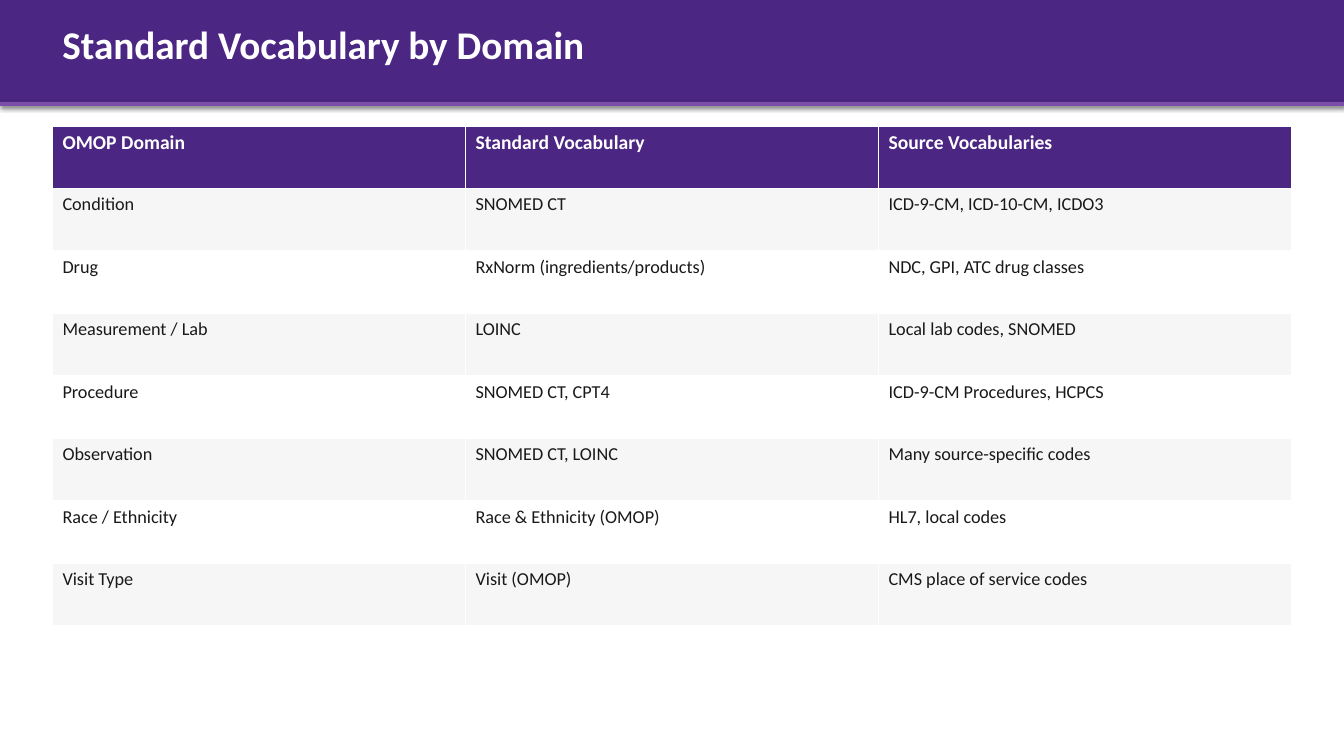
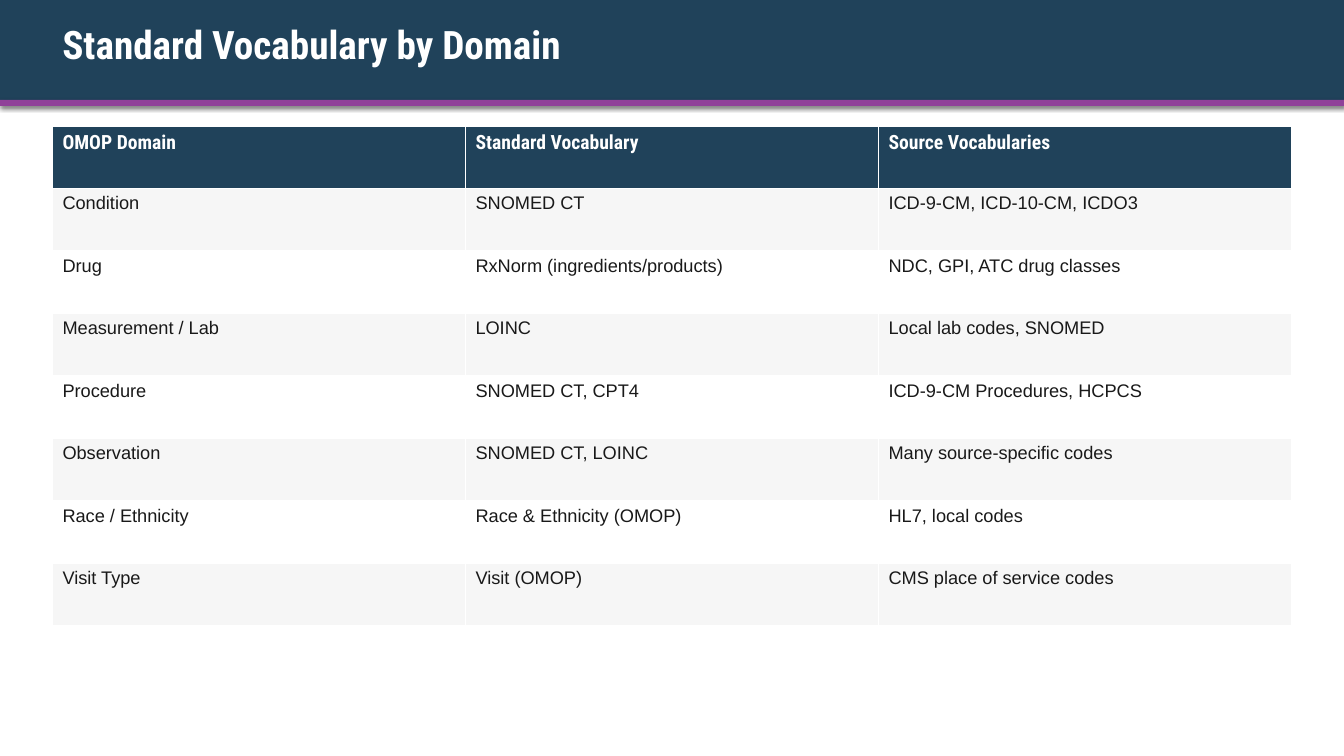
Before and after one commit to ALSTDI/ALS-RWE, a slide deck: slide 17 of docs/free-rwe-resources/train-the-trainer/training/day-01-omop-cdm/kit/Instructor-Deck-with-Notes.pptx (slide 12 before the commit). Drawn at 1344x756 pixels with LibreOffice and Linux fonts; fonts in the diff are those of the drawing. Boxes give left, top, right and bottom in pixels: in the first picture for what was removed or moved away, otherwise in the second. Text is boxed around its words. In the diff, an @@ line names an element or a change of style, - is before the commit and + after.

```diff
--- a/docs/free-rwe-resources/train-the-trainer/training/day-01-omop-cdm/kit/Instructor-Deck-with-Notes.pptx
+++ b/docs/free-rwe-resources/train-the-trainer/training/day-01-omop-cdm/kit/Instructor-Deck-with-Notes.pptx
@@ rectangle at (x1=0, y1=0, x2=1344, y2=106): fill #4B2682 to #20425A @@
@@ text "Standard Vocabulary by Domain" at (x1=62, y1=29, x2=560, y2=68): font Calibri to Roboto Condensed @@
@@ rectangle at (x1=0, y1=100, x2=1344, y2=106): fill #7B4FA8 to #904199 @@
@@ table at (x1=52, y1=126, x2=1293, y2=626) @@
@@ fill #4B2682 to #20425A in row 1 @@
@@ font Calibri to Roboto Condensed in "OMOP Domain", "Standard Vocabulary", "Source Vocabularies" @@
@@ font Calibri to Arial in "Condition", "SNOMED CT", "ICD-9-CM, ICD-10-CM, ICDO3", "Drug" and 17 more places @@
```
Also in this commit, not shown: 17 other slides changed, 6 slides added, 11 other files.
